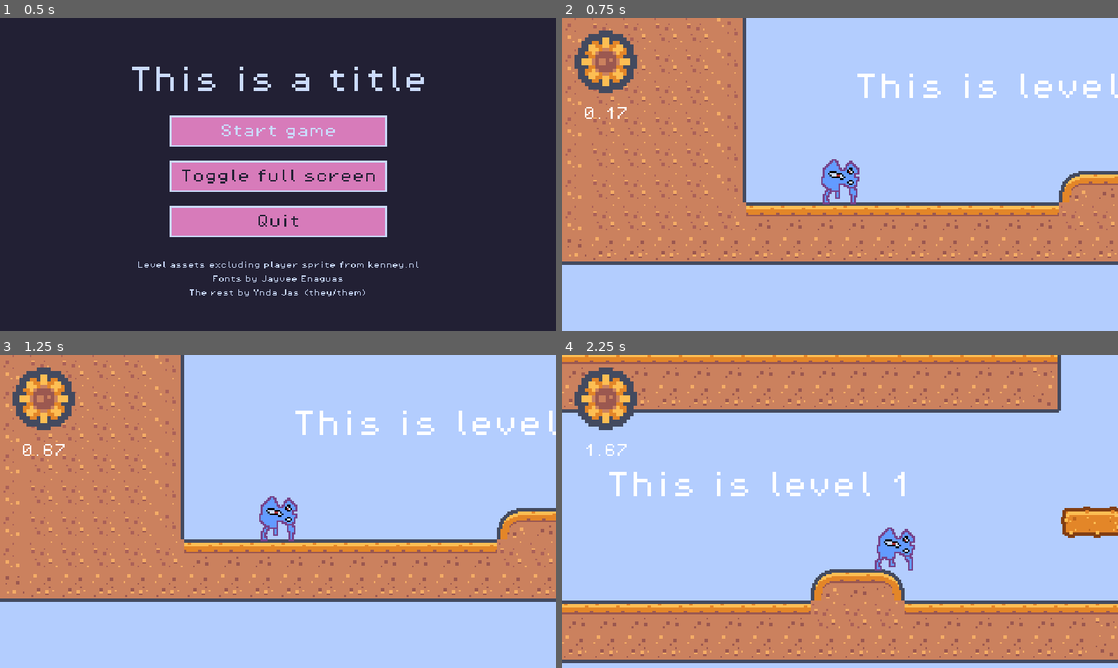
Above: before the commit, frames 1-4 (two rows, left to right).
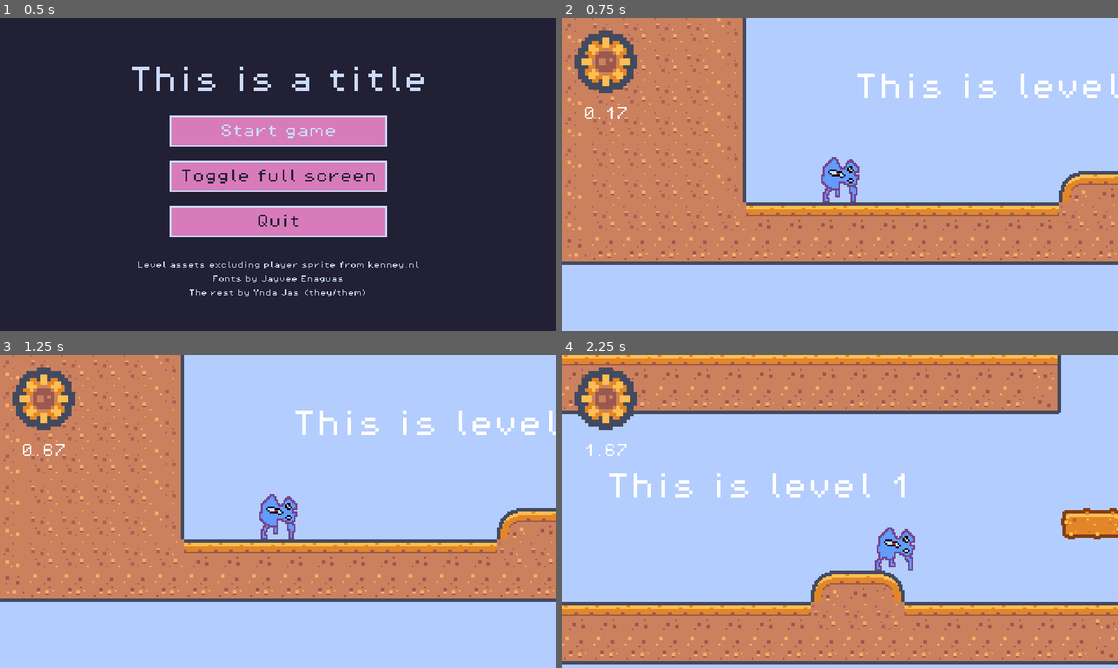
Above: after the commit, the same moments.

Repository: yndajas/ludum-dare-54
Game: Godot game, scene res://scenes/main_menu.tscn
The game is run twice, just before and just after one commit, with the same random seed, the same clock (stepped at 60 frames per second) and the same inputs. Sound files missing from this copy of the repository are replaced by a short silence.
Inputs (mouse positions are in pixels of both pictures, inside the frame that each line leads up to):
- Up to frame 1 (0.5 s): no input
- Up to frame 2 (0.75 s): click "Start game" at 0.5 s
- Up to frame 3 (1.25 s): no input
- Up to frame 4 (2.25 s): move the mouse to (962, 495) at 1.27 s; hold M (toggle_music) 1.28-2.03 s; hold Right (move_right) from 1.28 s (still down); tap Space (jump) at 1.52 s; move the mouse to (728, 527) at 2.02 s; tap M (toggle_music) at 2.1 s

Frame 1 is identical in both runs. In frame 2, 0.3% of the frame differs, in the area x 46-54%, y 44-60%; in frame 3, 0.3%; in frame 4, 8.7%, in the area x 0-100%, y 0-99%.

Commit message:
Fix player collision shape
This was one pixel off after the sprite changes

Diff:
--- a/scenes/level_1.tscn
+++ b/scenes/level_1.tscn
@@ -540,7 +540,7 @@
 animation = &"idle"
 
 [node name="CollisionShape2D" type="CollisionShape2D" parent="Player"]
-position = Vector2(2.08165e-12, 3)
+position = Vector2(2.08165e-12, 4)
 shape = SubResource("CapsuleShape2D_d60yk")
 
 [node name="Camera2D" type="Camera2D" parent="Player"]
Not shown, changed: todo.md
